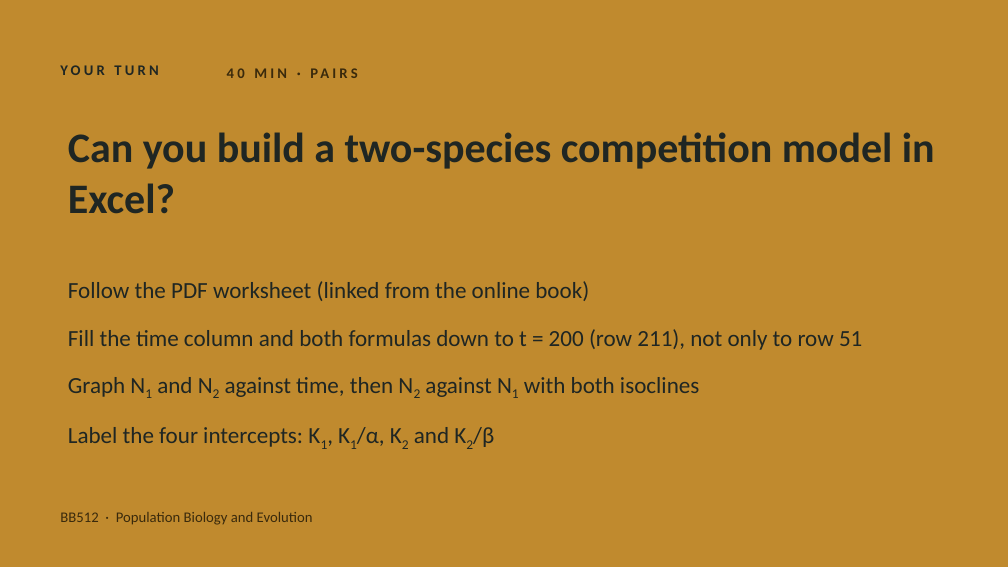
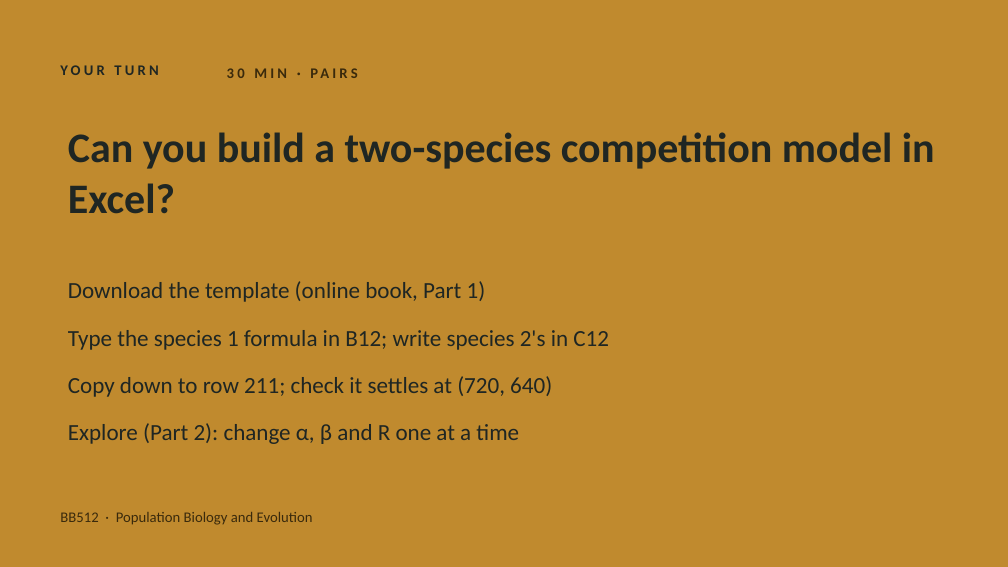
Before and after one commit to jonesor/BB512_Book, a slide deck: slide 12 of lecture_figures/lv_competition/BB512 - Lotka Volterra Competition Practical v2.pptx. Drawn at 1008x567 pixels with LibreOffice and Linux fonts; fonts in the diff are those of the drawing. Boxes give left, top, right and bottom in pixels: in the first picture for what was removed or moved away, otherwise in the second. Text is boxed around its words. In the diff, an @@ line names an element or a change of style, - is before the commit and + after.

```diff
--- a/lecture_figures/lv_competition/BB512 - Lotka Volterra Competition Practical v2.pptx
+++ b/lecture_figures/lv_competition/BB512 - Lotka Volterra Competition Practical v2.pptx
@@ text at (x1=219, y1=60, x2=673, y2=87): text changed @@
-40 MIN · PAIRS
+30 MIN · PAIRS
@@ text at (x1=68, y1=281, x2=609, y2=444): text changed @@
-Follow the PDF worksheet (linked from the online book)
-Fill the time column and both formulas down to t = 200 (row 211), not only to row 51
-Graph N1 and N2 against time, then N2 against N1 with both isoclines
-Label the four intercepts: K1, K1/α, K2 and K2/β
+Download the template (online book, Part 1)
+Type the species 1 formula in B12; write species 2's in C12
+Copy down to row 211; check it settles at (720, 640)
+Explore (Part 2): change α, β and R one at a time
```
Also in this commit, not shown: 1 other slide changed, 1 slide added, 1 slide removed, 1 other file.
